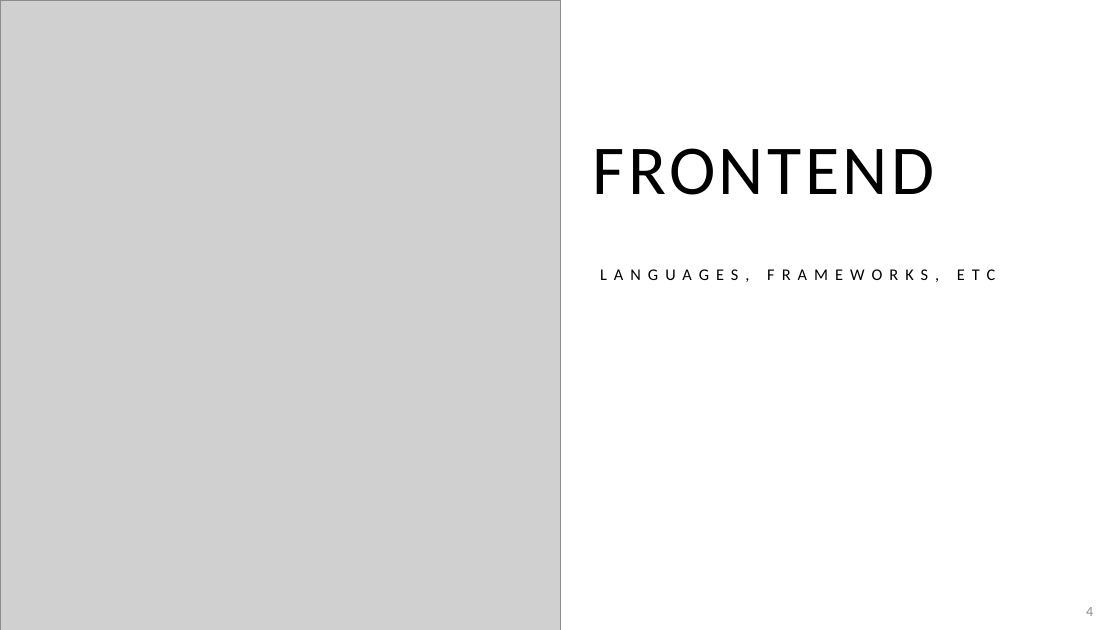
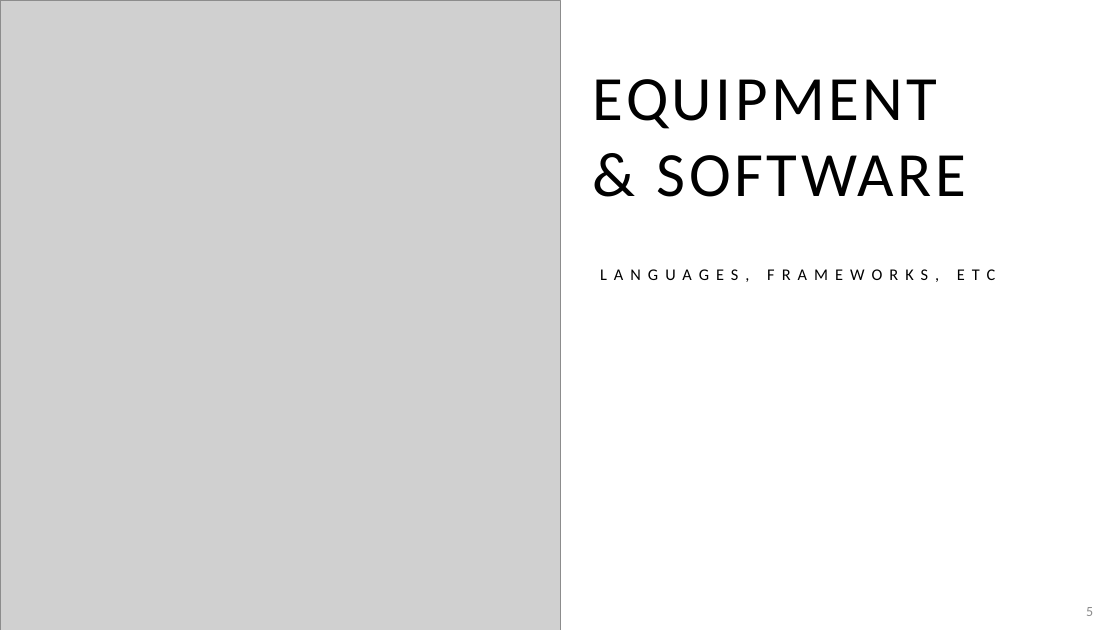
Before and after one commit to adriaonline/CPT200SP24-Team1, a slide deck: slide 5 of Phase 1 - Presentation.pptx (slide 4 before the commit). Drawn at 1120x630 pixels with LibreOffice and Linux fonts; fonts in the diff are those of the drawing; grey boxes stand for pictures. Boxes give left, top, right and bottom in pixels: in the first picture for what was removed or moved away, otherwise in the second. Text is boxed around its words. In the diff, an @@ line names an element or a change of style, - is before the commit and + after.

```diff
--- a/Phase 1 - Presentation.pptx
+++ b/Phase 1 - Presentation.pptx
@@ title at <box>593,79,966,197</box>: text changed; size 60 to 54 pt @@
-FRONTEND
+EQUIPMENT
+& SOFTWARE
@@ page number at <box>1086,607,1093,616</box>: text changed @@
-4
+5
```
Also in this commit, not shown: 2 other slides changed, 2 slides added, 5 slides removed, 2 other files.
